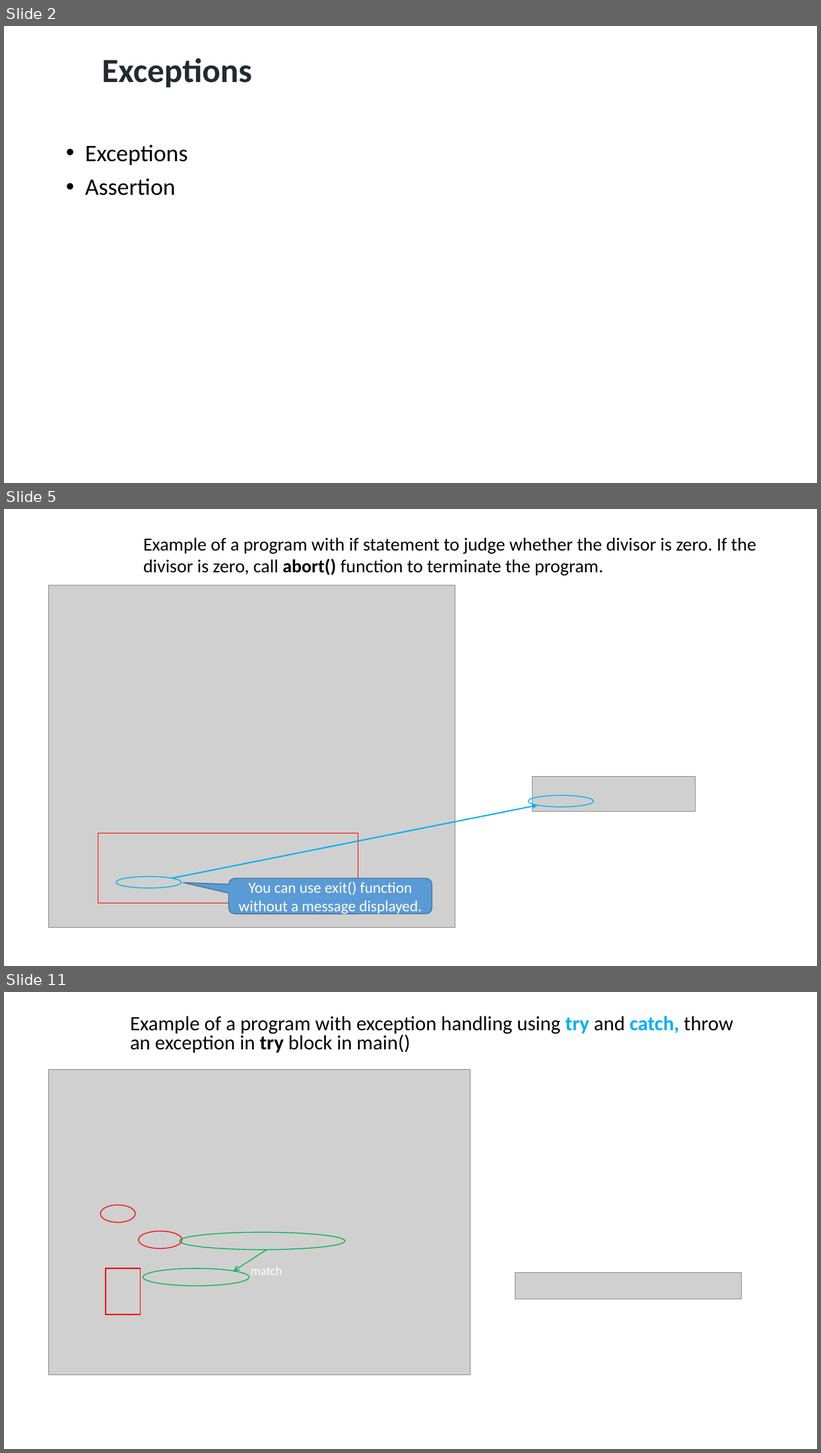
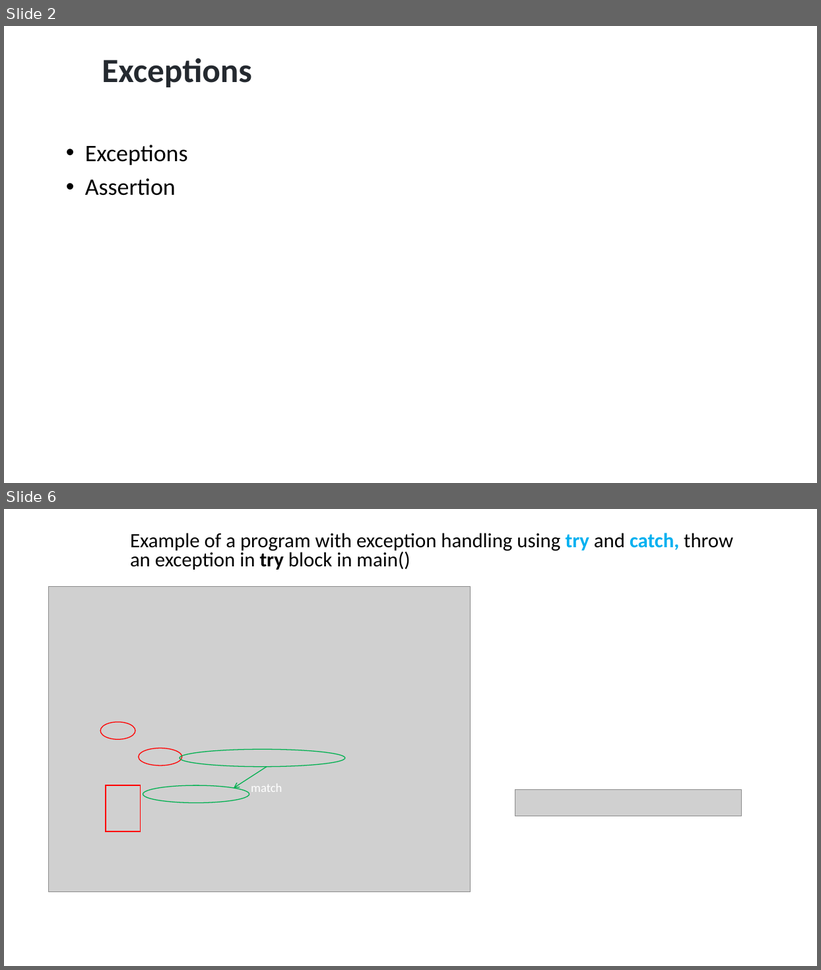
Before and after one commit to ShiqiYu/CPP, a slide deck: week14/Lab14.pptx. Shown one above the other, each under a label of ours: slides 2, 5 and 11 before the commit, slides 2 and 6 after it; the slides between them are not shown. The pictures are 821x1453 and 821x970 pixels, drawn with LibreOffice and Linux fonts; fonts in the diff are those of the drawing; grey boxes stand for pictures; background and template pictures are left out. Boxes give left, top, right and bottom in pixels: in the first picture for what was removed or moved away, otherwise in the second. Text is boxed around its words. In the diff, an @@ line names an element or a change of style, - is before the commit and + after.

```diff
--- a/week14/Lab14.pptx
+++ b/week14/Lab14.pptx
@@ slide 5 removed at (4, 509, 817, 966), background #FFFFFF @@
@@ text removed at (143, 537, 756, 576) @@
-  Example of a program with if statement to judge whether the divisor is zero. If the divisor is zero, call abort() function to terminate the program.
@@ picture removed at (48, 586, 455, 928) @@
@@ picture removed at (533, 777, 696, 811) @@
@@ arrow removed from (172, 879) to (538, 805) @@
@@ ellipse removed at (529, 795, 594, 807) @@
@@ rectangle removed at (98, 834, 358, 903) @@
@@ ellipse removed at (116, 877, 182, 889) @@
@@ rounded speech box removed at (229, 879, 432, 914) @@
-You can use exit() function without a message displayed.
@@ what was slide 11 is now slide 6 @@
```
Also in this commit, not shown: 7 slides changed, 2 slides added, 10 other slides removed, 2 other files.
